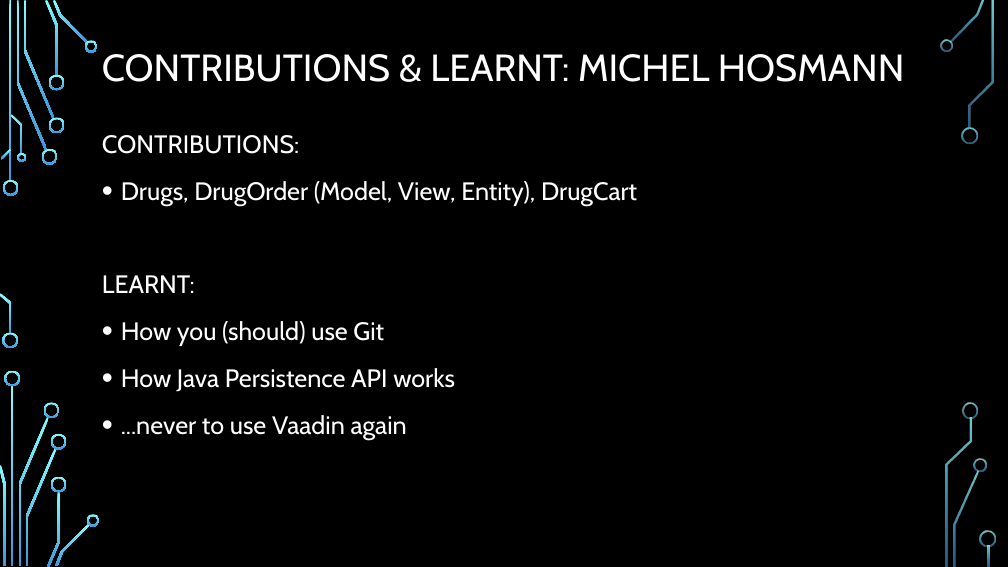
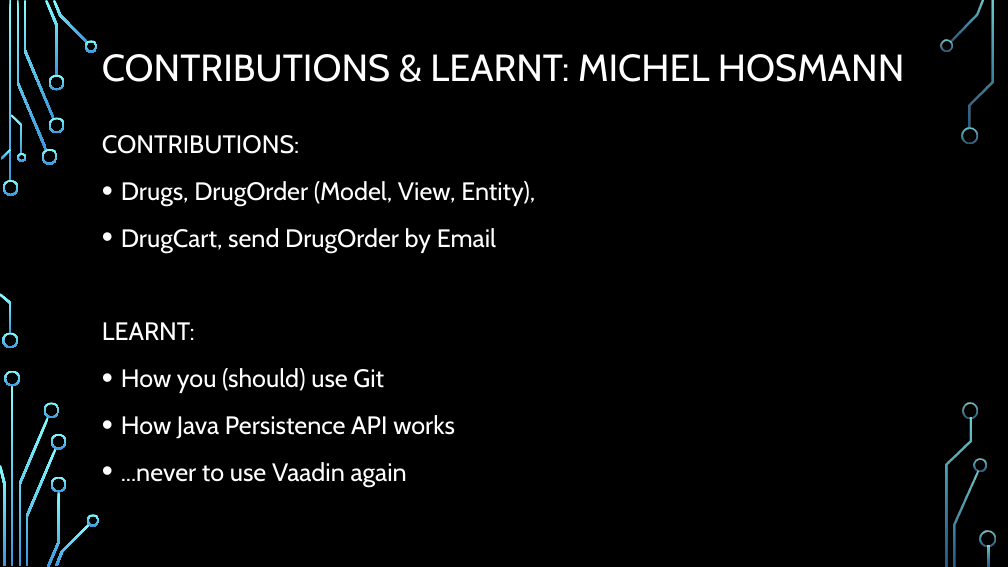
Before and after one commit to BurningBadger/ch.bfh.bti7081.s2016.blue, a slide deck: slide 6 of doc/task14/final_presentation.pptx. Drawn at 1008x567 pixels with LibreOffice and Linux fonts; fonts in the diff are those of the drawing; background and template pictures are left out. Boxes give left, top, right and bottom in pixels: in the first picture for what was removed or moved away, otherwise in the second. Text is boxed around its words. In the diff, an @@ line names an element or a change of style, - is before the commit and + after.

Commit message:
updated

```diff
--- a/doc/task14/final_presentation.pptx
+++ b/doc/task14/final_presentation.pptx
@@ text at (121, 181, 535, 253): text changed @@
-• Drugs, DrugOrder (Model, View, Entity), DrugCart
+• Drugs, DrugOrder (Model, View, Entity),
+• DrugCart, send DrugOrder by Email
```
Also in this commit, not shown: 1 other slide changed.
